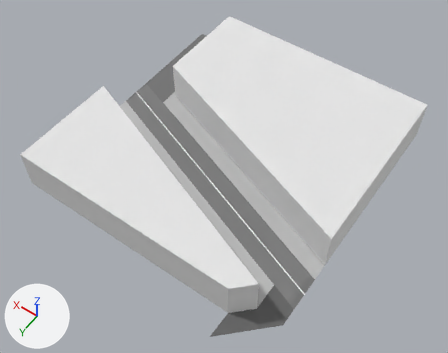
The Blender file assets/models/chunks/estepa.blend as it was, and as the next commit left it.
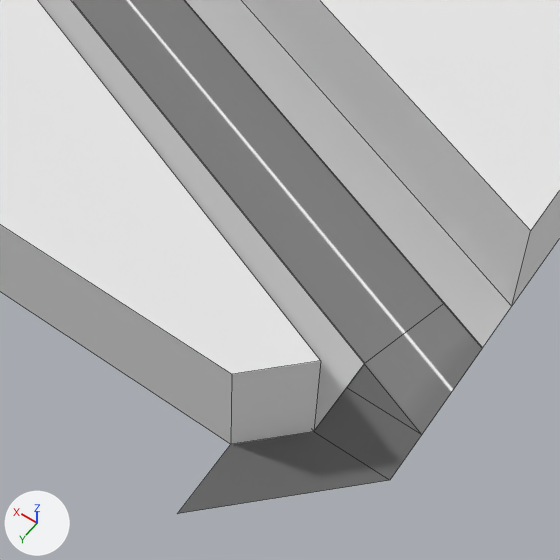
Each version appears first whole from a 50 mm lens placed at (-20.3, 55.8, 110.9), pointed at (29.3, -13.7, 1.7), and next in a close-up on the part from 33% to 76% of the width and 45% to 100% of the height. Lighting does not change. The marker at lower left points along +X, +Y and +Z. The first two pictures are the older version. The close-ups show mesh edges as thin lines. Objects named as collision shapes, trigger or cutter boxes, shadow casters or lower levels of detail are left out.

The scene before the commit, as lines of its bpy script (objects in view):
```python
me_cube = bpy.data.meshes.new('Cube')
me_cube.from_pydata(...)  # 16 vertices, 8 faces; spans x -8.0..56.2, y -40.0..24.0, z 0.0..10.0
me_cube.materials.append(mat_material_002)  # white #e7e7e7
me_plane_002 = bpy.data.meshes.new('Plane.002')
me_plane_002.from_pydata(...)  # 22 vertices, 10 faces; spans x 0.0..64.0, y -46.0..14.0, z 0.0..0.1
me_plane_002.materials.append(mat_sidewalk)  # light grey #bfbfbf
me_plane_004 = bpy.data.meshes.new('Plane.004')
me_plane_004.from_pydata(...)  # 16 vertices, 8 faces; spans x 0.0..64.0, y -52.0..18.0, z 0.0
# faces by material slot: [5, 3]
me_plane_004.materials.append(mat_lane)  # picture img_road_horizontal_png
me_plane_004.materials.append(mat_material)  # dark grey #666666
# before: 2 (0.0, 4.0, 0.0) at pixel (421, 434), 5 (6.0, 1.8, 0.0) at pixel (364, 363), 6 (6.0, 4.0, 0.0) at pixel (346, 387), 7 (0.0, 8.0, 0.0) at pixel (389, 480), 8 (6.0, 8.0, 0.0) at pixel (313, 431)
# before: 9 (10.0, 18.0, 0.0) at pixel (177, 513), 10 (10.0, 12.0, 0.0) at pixel (230, 444)
ob_cube = bpy.data.objects.new('Cube', me_cube)
ob_cube.location = (8.0, -12.0, 0.0)
ob_road = bpy.data.objects.new('Road', me_plane_004)
ob_road.location = (0.0, 0.0, 0.0)
ob_sidewalk = bpy.data.objects.new('Sidewalk', me_plane_002)
ob_sidewalk.location = (0.0, -6.0, 0.0)
```
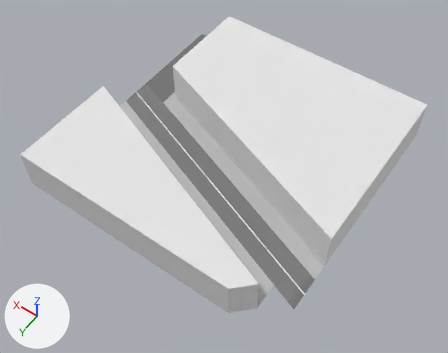
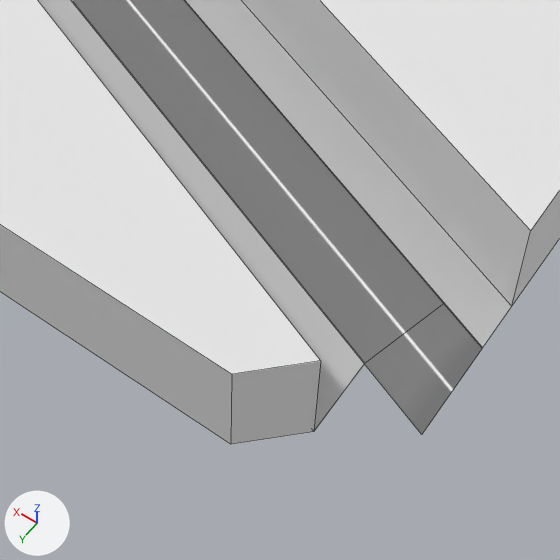
What changed in the scene script:
```text
Change me_plane_004:
    used by ob_road; location = (0.0, 0.0, 0.0)
    verts and faces of me_plane_004; kept vertices keep their numbers, new ones are numbered from 16
    remove me_plane_004.from_pydata(...)  # 16 vertices, 8 faces; spans x 0.0..64.0, y -52.0..18.0, z 0.0
    add me_plane_004.from_pydata(...)  # 11 vertices, 5 faces; spans x 0.0..64.0, y -52.0..4.0, z 0.0
    me_plane_004 part 1
    add delete_vertices([*range(6, 11)])  # with the faces that use them
    remove me_plane_004.materials.append(mat_material)  # dark grey #666666
```

Pixel boxes [x1, y1, x2, y2] of what changed, in the close-ups (560 x 560 px):
'Road', reshaped: before [72, 0, 482, 514]; after [72, 0, 482, 435]
part 1 of me_plane_004, deleted: before [178, 364, 421, 514]
